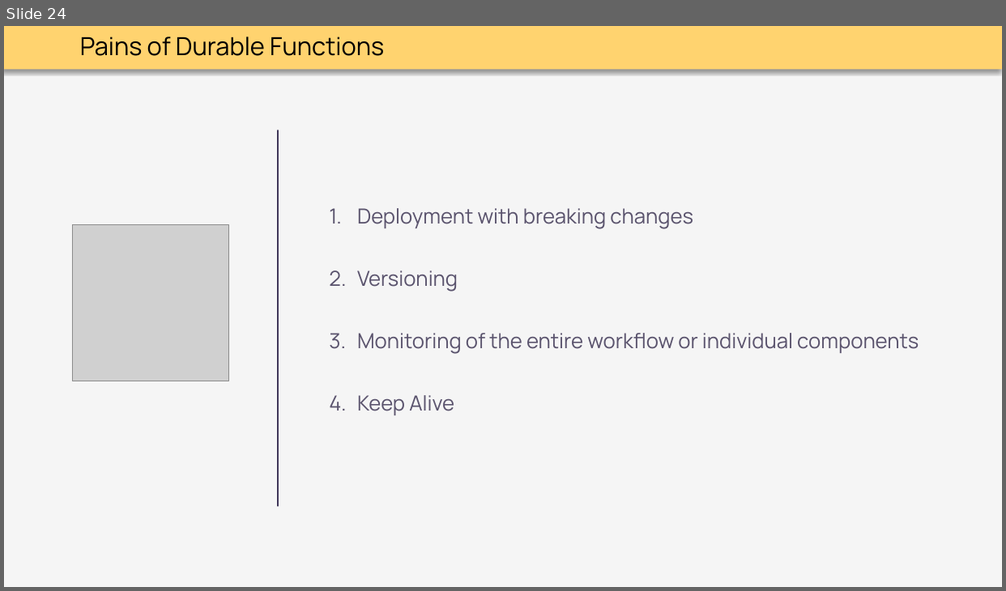
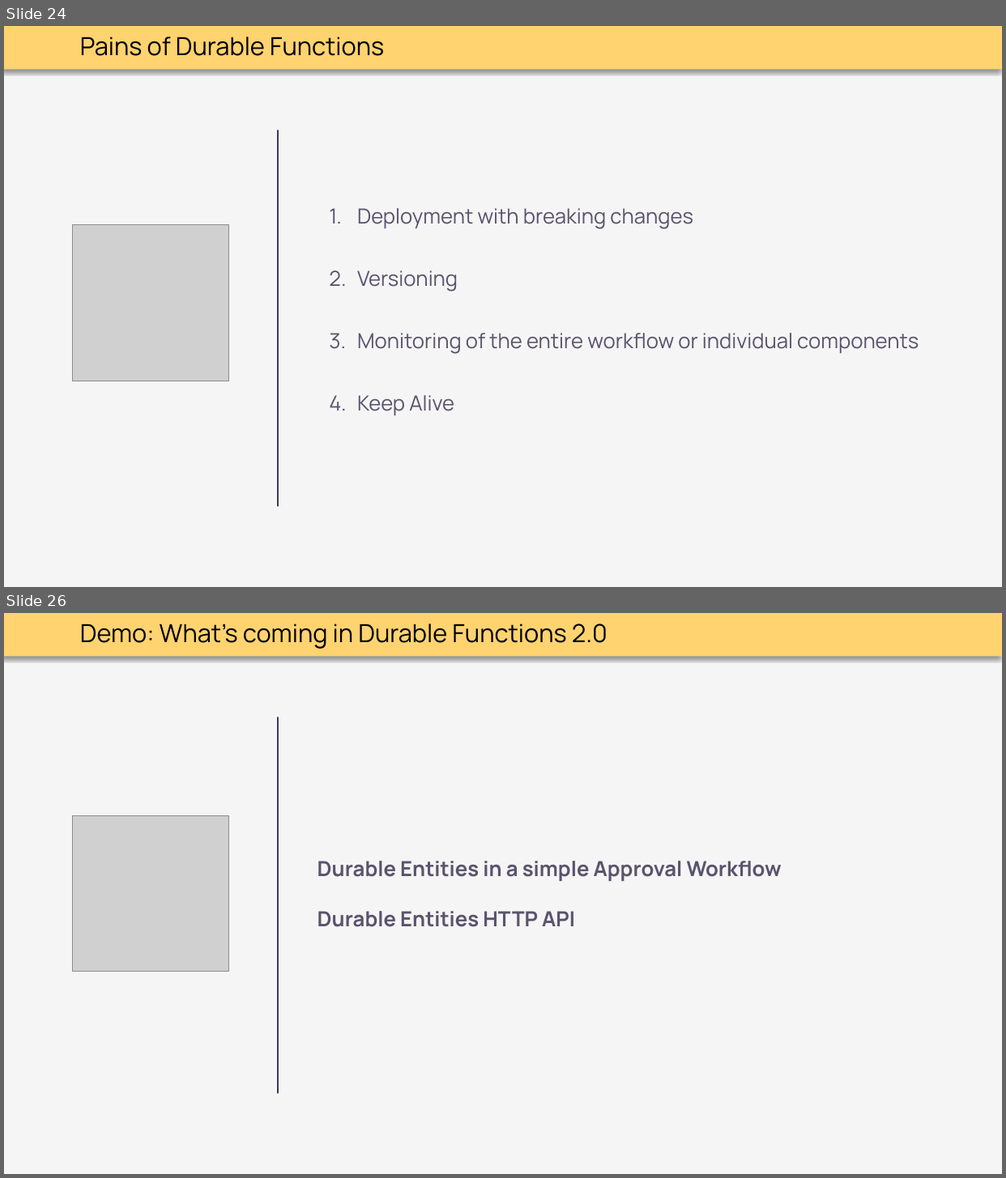
Before and after one commit to thoemmi/DurableFunctionsMeetupRosenheim, a slide deck: slides/Durable_Functions.pptx. Shown one above the other, each under a label of ours: slide 24 before the commit, slides 24 and 26 after it; the slides between them are not shown. The pictures are 1006x591 and 1006x1178 pixels, drawn with LibreOffice and Linux fonts; fonts in the diff are those of the drawing; grey boxes stand for pictures. Boxes give left, top, right and bottom in pixels: in the first picture for what was removed or moved away, otherwise in the second. Text is boxed around its words. In the diff, an @@ line names an element or a change of style, - is before the commit and + after.

```diff
--- a/slides/Durable_Functions.pptx
+++ b/slides/Durable_Functions.pptx
@@ slide 26 added at [4,613,1002,1174], background #F5F5F5; not listed: 1 template element that a slide beside it also shows @@
@@ text added at [80,624,607,649], 24 pt, text #000000 @@
+Demo: What’s coming in Durable Functions 2.0
@@ line added from (278, 717) to (278, 1093), #3F3658 2 pt @@
@@ picture added at [73,815,228,972] @@
@@ text added at [317,861,782,927], 20 pt, text #5A536D, bold @@
+Durable Entities in a simple Approval Workflow
+Durable Entities HTTP API
```
Also in this commit, not shown: 7 slides changed, 4 other slides added, 2 slides removed.
